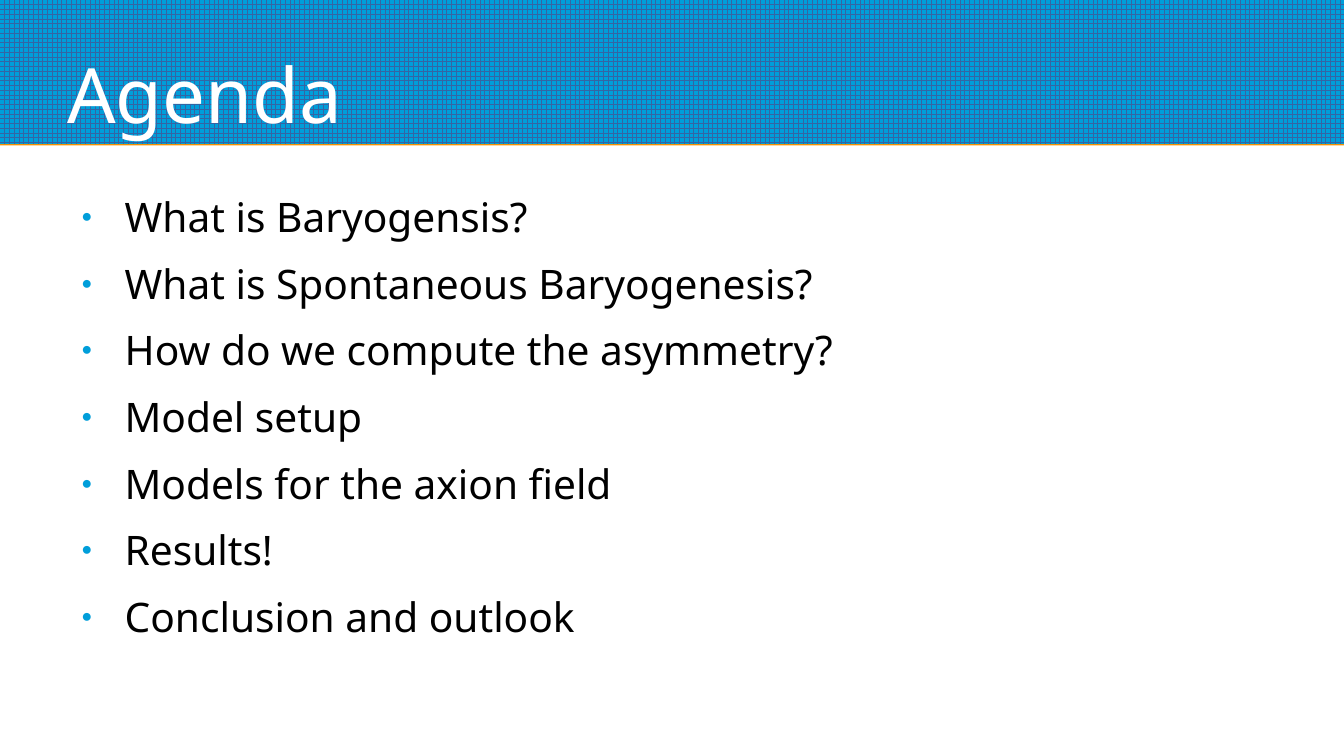
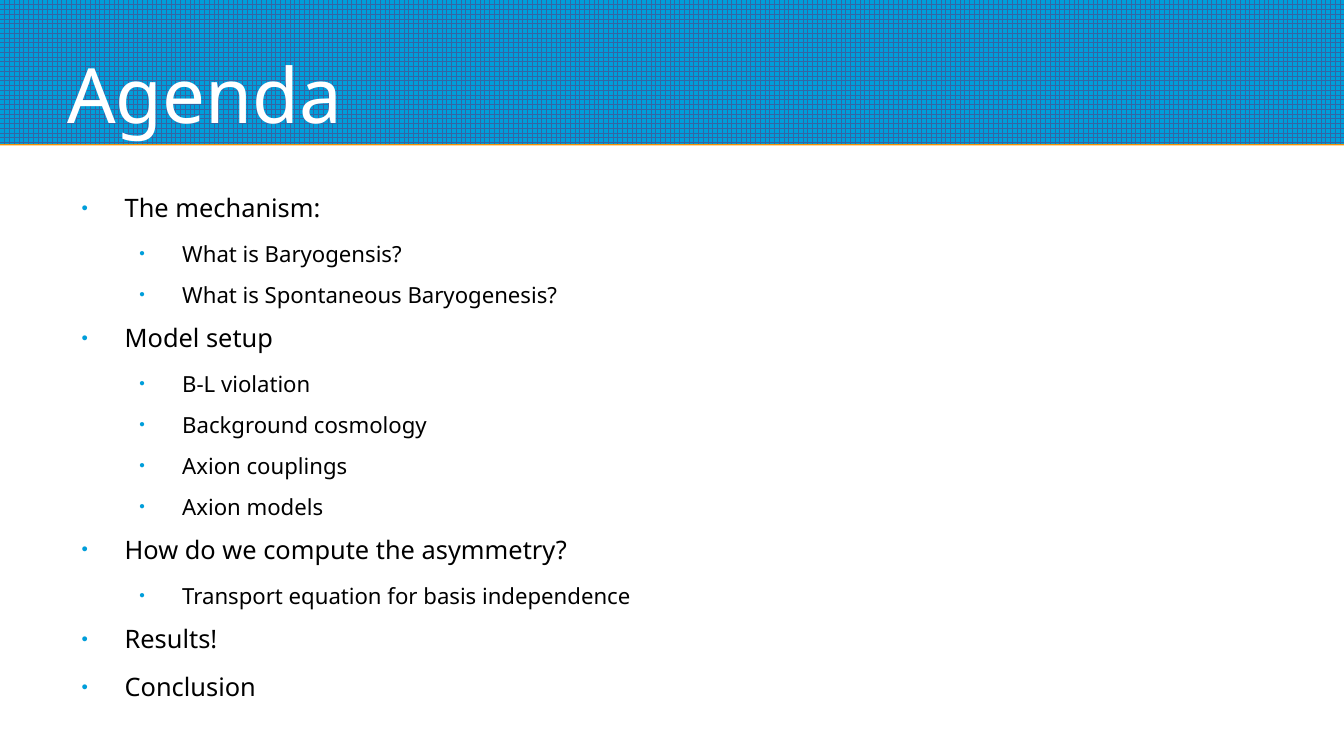
Before and after one commit to anna-jana/masters-project, a slide deck: slide 2 of reports/thesis-talk/presentation.odp. Drawn at 1344x756 pixels with LibreOffice and Linux fonts; fonts in the diff are those of the drawing. Boxes give left, top, right and bottom in pixels: in the first picture for what was removed or moved away, otherwise in the second. Text is boxed around its words. In the diff, an @@ line names an element or a change of style, - is before the commit and + after.

Commit message:
worked out the slides and content for the presentation, need to add equations, tables and plots next

```diff
--- a/reports/thesis-talk/presentation.odp
+++ b/reports/thesis-talk/presentation.odp
@@ text at (x1=125, y1=197, x2=320, y2=218): paragraph added @@
+● The mechanism:
@@ text at (x1=125, y1=245, x2=567, y2=649): size 24 to 13.1 pt in "What is Baryogensis?", "What is Spontaneous Baryogenesis?"; size 24 to 15 pt in "How do we compute the asymmetry?", "Results!"; list level 1 to 2 in "What is Baryogensis?"; list level 1 to 2 in "What is Spontaneous Baryogenesis?" @@
@@ text at (x1=125, y1=327, x2=427, y2=516): paragraphs added @@
+● Model setup
+  ● B-L violation
+  ● Background cosmology
+  ● Axion couplings
+  ● Axion models
@@ text at (x1=182, y1=587, x2=630, y2=609): text changed; size 24 to 13.1 pt @@
-● Model setup
-● Models for the axion field
+  ● Transport equation for basis independence
@@ text at (x1=125, y1=601, x2=575, y2=633): text changed; size 24 to 15 pt @@
-● Conclusion and outlook
+● Conclusion
```
Also in this commit, not shown: 28 slides added, 1 slide removed.
